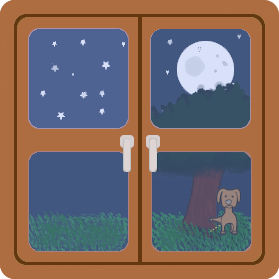
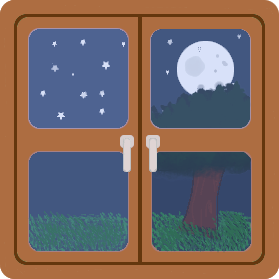
Layers edited between the first and the second (279, 279) image:
removed layer "Pasted Layer" over (152, 151, 251, 252)
